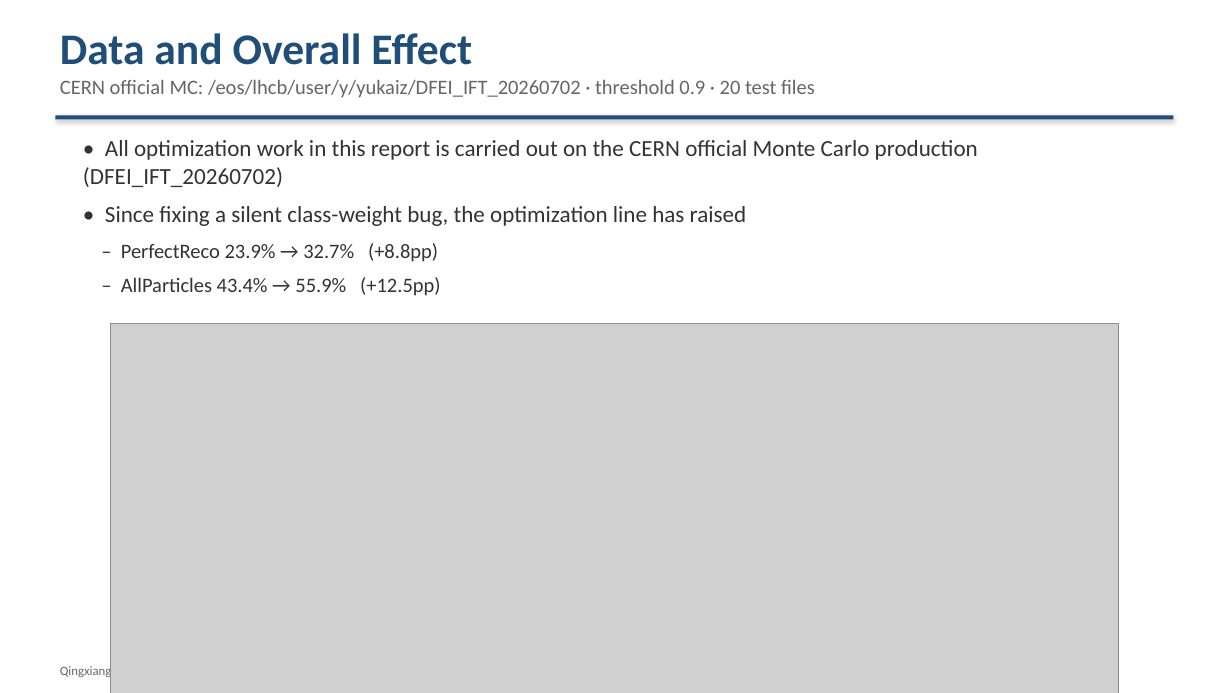
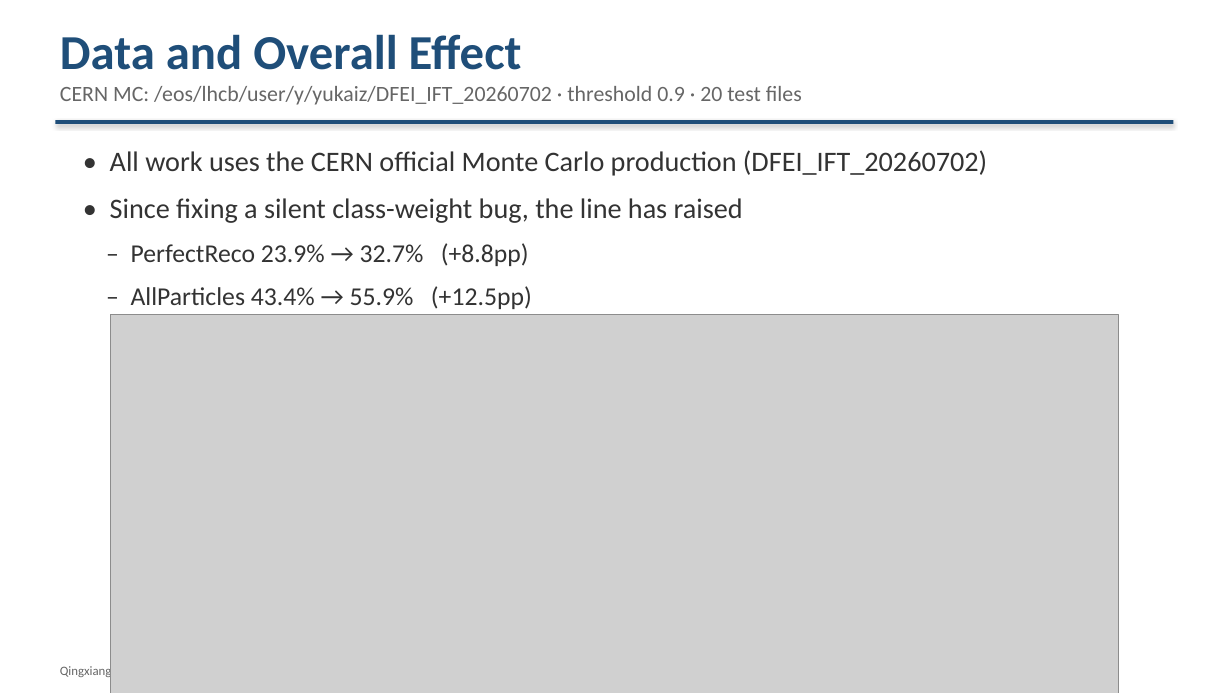
Before and after one commit to Aniedrew/dfei_ift, a slide deck: slide 2 of meeting_figs/DFEI_progress_20260902_EN.pptx. Drawn at 1232x693 pixels with LibreOffice and Linux fonts; fonts in the diff are those of the drawing; grey boxes stand for pictures. Boxes give left, top, right and bottom in pixels: in the first picture for what was removed or moved away, otherwise in the second. Text is boxed around its words. In the diff, an @@ line names an element or a change of style, - is before the commit and + after.

Commit message:
docs: deck v4 (24pt body, full v38-line coverage, bug details removed) + matching script

```diff
--- a/meeting_figs/DFEI_progress_20260902_EN.pptx
+++ b/meeting_figs/DFEI_progress_20260902_EN.pptx
@@ text at (60, 34, 522, 70): size 34 to 38 pt in "Data and Overall Effect" @@
@@ text at (60, 86, 802, 105): text changed; size 16 to 17 pt @@
-CERN official MC: /eos/lhcb/user/y/yukaiz/DFEI_IFT_20260702 · threshold 0.9 · 20 test files
+CERN MC: /eos/lhcb/user/y/yukaiz/DFEI_IFT_20260702 · threshold 0.9 · 20 test files
@@ rectangle: place and size @@
-rectangle at (55, 116, 1174, 119)
+rectangle at (55, 120, 1174, 124)
@@ text "• All work uses the ...": place and size @@
-text "• All work uses the ..." at (83, 140, 978, 296)
+text "• All work uses the ..." at (110, 150, 987, 309)
@@ text at (110, 150, 987, 223): text changed; size 18 to 22 pt @@
-• All optimization work in this report is carried out on the CERN official Monte Carlo production (DFEI_IFT_20260702)
-• Since fixing a silent class-weight bug, the optimization line has raised
+• All work uses the CERN official Monte Carlo production (DFEI_IFT_20260702)
+• Since fixing a silent class-weight bug, the line has raised
@@ text at (131, 243, 532, 309): size 16 to 20 pt in "– PerfectReco 23.9% → 32.7% (+8.8pp)", "– AllParticles 43.4% → 55.9% (+12.5pp)"; more space between paragraphs @@
@@ picture: place and size @@
-picture at (111, 323, 1118, 693)
+picture at (111, 314, 1118, 693)
```
Also in this commit, not shown: 10 other slides changed, 1 slide added, 2 other files.
